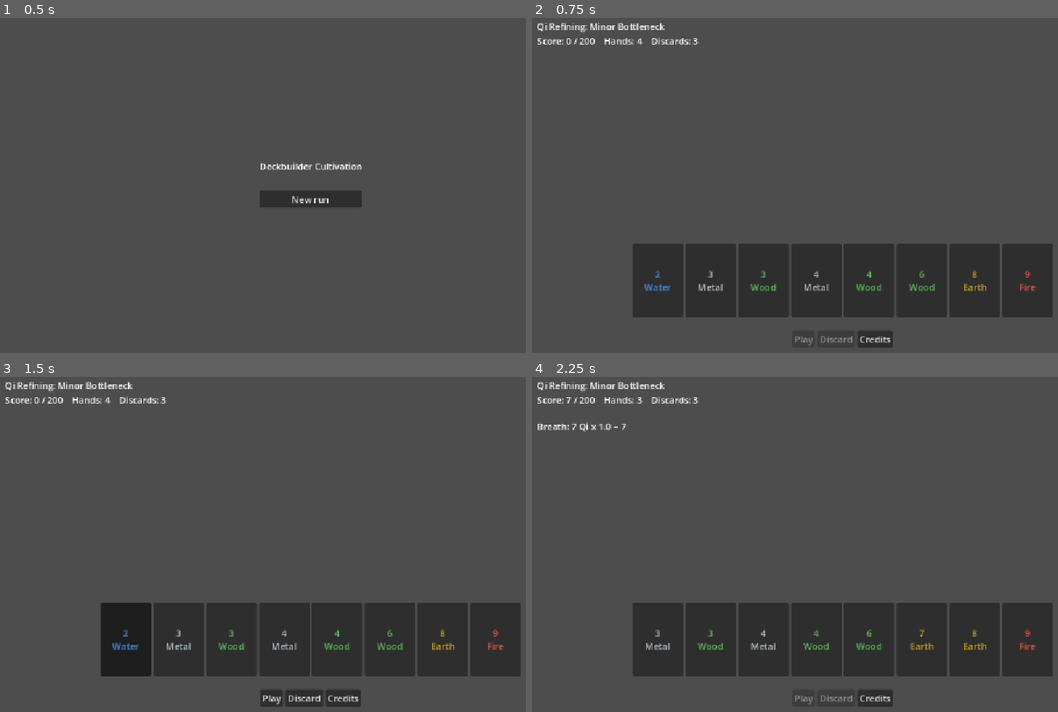
Above: before the commit, frames 1-4 (two rows, left to right).
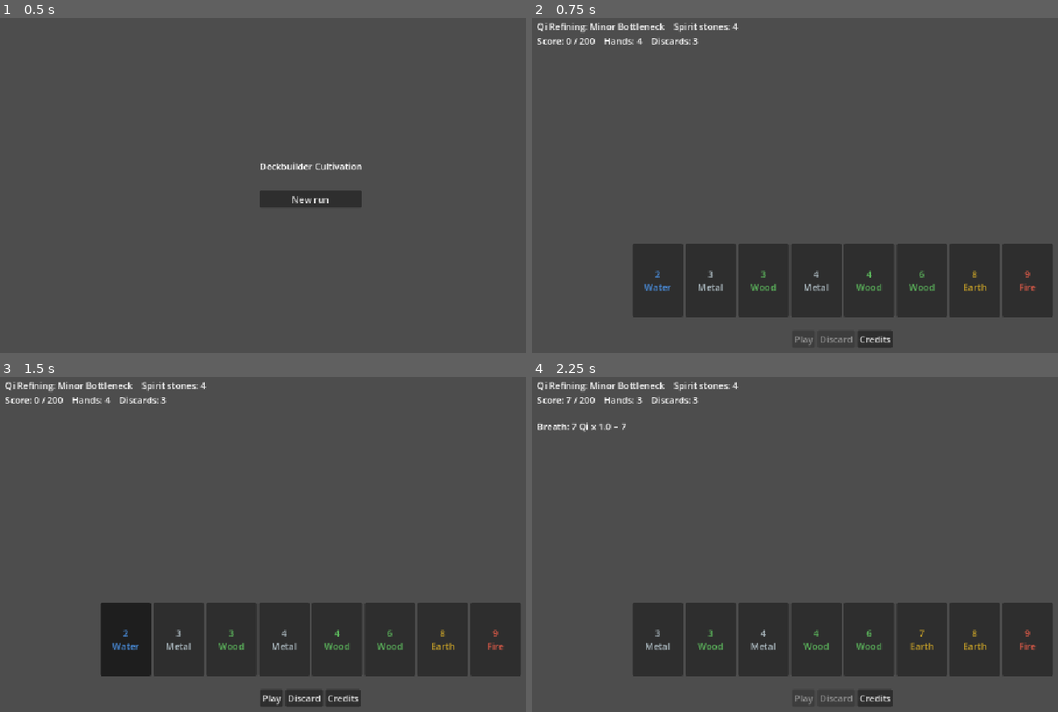
Above: after the commit, the same moments.

Repository: BazeOnigiri/deckbuilder-cultivation
Game: Godot game, scene res://ui/main/main.tscn
Same seed, same stepped clock (60 frames per second), same inputs: the game is played once before the commit and once after it.
Inputs:
- Up to frame 1 (0.5 s): no input
- Up to frame 2 (0.75 s): click "New run" at 0.5 s
- Up to frame 3 (1.5 s): click "2 Water" at 1.25 s
- Up to frame 4 (2.25 s): click "Play" at 2 s

Frame 1 is identical in both runs. In frame 2, 0.1% of the frame differs, in the area x 26-40%, y 1-5%; in frame 3, 0.1%; in frame 4, 0.1%.

Commit message:
feat(economy): ajoute les pierres spirituelles et les recompenses de goulot

Diff:
--- a/content/bottlenecks/goulot_grand.tres
+++ b/content/bottlenecks/goulot_grand.tres
@@ -7,3 +7,4 @@
 id = &"goulot_grand"
 name_key = "BOTTLENECK_GRAND"
 score_multiplier = 1.5
+reward = 4
--- a/content/bottlenecks/goulot_petit.tres
+++ b/content/bottlenecks/goulot_petit.tres
@@ -7,3 +7,4 @@
 id = &"goulot_petit"
 name_key = "BOTTLENECK_PETIT"
 score_multiplier = 1.0
+reward = 3
--- a/content/bottlenecks/tribulation.tres
+++ b/content/bottlenecks/tribulation.tres
@@ -7,3 +7,4 @@
 id = &"tribulation"
 name_key = "BOTTLENECK_TRIBULATION"
 score_multiplier = 2.0
+reward = 5
--- /dev/null
+++ b/content/rules/economie_base.tres
@@ -0,0 +1,11 @@
+[gd_resource type="Resource" script_class="EconomyRules" format=3]
+
+[ext_resource type="Script" path="res://core/economy/economy_rules.gd" id="1"]
+
+[resource]
+script = ExtResource("1")
+id = &"economie_base"
+starting_stones = 4
+stones_per_hand_left = 1
+interest_step = 5
+interest_cap = 5
--- /dev/null
+++ b/core/economy/economy_rules.gd
@@ -0,0 +1,15 @@
+class_name EconomyRules
+extends Resource
+## Regles de l'economie en donnees : pierres de depart, recompense par main restante, interets.
+
+@export var id: StringName = &""
+@export var starting_stones: int = 0
+@export var stones_per_hand_left: int = 0
+## 1 pierre d'interet par tranche de interest_step pierres possedees.
+@export var interest_step: int = 0
+@export var interest_cap: int = 0
+
+
+func is_valid() -> bool:
+	return (not id.is_empty() and starting_stones >= 0 and stones_per_hand_left >= 0
+		and interest_step > 0 and interest_cap >= 0)
--- /dev/null
+++ b/core/economy/round_reward.gd
@@ -0,0 +1,21 @@
+class_name RoundReward
+extends RefCounted
+## Pierres spirituelles gagnees en franchissant un goulot, detaillees pour l'affichage.
+
+var base: int = 0
+var hands: int = 0
+var interest: int = 0
+
+
+func total() -> int:
+	return base + hands + interest
+
+
+## Les interets portent sur les pierres possedees avant la recompense.
+static func compute(rules: EconomyRules, bottleneck_reward: int, hands_left: int, stones: int) -> RoundReward:
+	var reward := RoundReward.new()
+	reward.base = bottleneck_reward
+	reward.hands = hands_left * rules.stones_per_hand_left
+	@warning_ignore("integer_division")
+	reward.interest = mini(stones / rules.interest_step, rules.interest_cap)
+	return reward
--- a/core/realms/bottleneck_definition.gd
+++ b/core/realms/bottleneck_definition.gd
@@ -5,7 +5,9 @@
 @export var id: StringName = &""
 @export var name_key: String = ""
 @export var score_multiplier: float = 0.0
+## Pierres spirituelles de base gagnees en le franchissant.
+@export var reward: int = 0
 
 
 func is_valid() -> bool:
-	return not id.is_empty() and not name_key.is_empty() and score_multiplier > 0.0
+	return not id.is_empty() and not name_key.is_empty() and score_multiplier > 0.0 and reward >= 0
--- a/core/run/run_state.gd
+++ b/core/run/run_state.gd
@@ -3,7 +3,7 @@
 ## Une run : enchaine les goulots des royaumes jusqu'a la victoire ou la defaite. Logique pure.
 
 signal round_started(round_state: RoundState)
-signal round_won
+signal round_won(reward: RoundReward)
 signal finished(won: bool)
 
 ## BETWEEN_ROUNDS : goulot franchi, en attente du suivant (la boutique s'inserera ici).
@@ -12,17 +12,21 @@
 var status: Status = Status.IN_ROUND
 var progress: RunProgress
 var current_round: RoundState
+var stones: int = 0
 
 var _deck: DeckState
 var _rules: RoundRules
 var _evaluator: HandEvaluator
+var _economy: EconomyRules
 
 
-func _init(deck: DeckState, rules: RoundRules, evaluator: HandEvaluator, p_progress: RunProgress) -> void:
+func _init(deck: DeckState, rules: RoundRules, evaluator: HandEvaluator, p_progress: RunProgress, economy: EconomyRules) -> void:
 	_deck = deck
 	_rules = rules
 	_evaluator = evaluator
 	progress = p_progress
+	_economy = economy
+	stones = economy.starting_stones
 
 
 func start() -> void:
@@ -50,9 +54,13 @@
 	if not won:
 		status = Status.LOST
 		finished.emit(false)
-	elif progress.advance():
+		return
+	# Recompense calculee avant advance() : elle depend du goulot qui vient d'etre franchi.
+	var reward := RoundReward.compute(_economy, progress.current_bottleneck().reward, current_round.hands_left, stones)
+	stones += reward.total()
+	if progress.advance():
 		status = Status.BETWEEN_ROUNDS
-		round_won.emit()
+		round_won.emit(reward)
 	else:
 		status = Status.WON
 		finished.emit(true)
--- a/localization/textes.csv
+++ b/localization/textes.csv
@@ -36,3 +36,5 @@
 UI_MENU,Menu principal,Main menu
 UI_RUN_WON,Tu as atteint le sommet de la cultivation !,You reached the peak of cultivation!
 UI_RUN_LOST,Échec de la percée. La run est terminée.,Breakthrough failed. The run is over.
+UI_STONES,Pierres spirituelles : %d,Spirit stones: %d
+UI_REWARD,+%d pierres (goulot %d + mains %d + intérêts %d),+%d stones (bottleneck %d + hands %d + interest %d)
--- a/ui/round/round_screen.gd
+++ b/ui/round/round_screen.gd
@@ -5,6 +5,7 @@
 
 const DECK_PATH := "res://content/decks/paquet_depart.tres"
 const RULES_PATH := "res://content/rules/regles_base.tres"
+const ECONOMY_PATH := "res://content/rules/economie_base.tres"
 
 var _run: RunState
 var _round: RoundState
@@ -27,7 +28,7 @@
 	rng.randomize()
 	var deck := DeckState.new(load(DECK_PATH), rng)
 	var evaluator := HandEvaluator.new(HandCatalog.load_definitions())
-	_run = RunState.new(deck, _rules, evaluator, RunProgress.new(RealmCatalog.load_definitions()))
+	_run = RunState.new(deck, _rules, evaluator, RunProgress.new(RealmCatalog.load_definitions()), load(ECONOMY_PATH))
 	_run.round_started.connect(_on_round_started)
 	_run.round_won.connect(_on_round_won)
 	_run.finished.connect(_on_run_finished)
@@ -43,7 +44,7 @@
 
 
 func _refresh() -> void:
-	_info.text = _stage + "\n" + tr("UI_ROUND_INFO") % [_round.score, _round.target_score, _round.hands_left, _round.discards_left]
+	_info.text = _stage + "    " + tr("UI_STONES") % _run.stones + "\n" + tr("UI_ROUND_INFO") % [_round.score, _round.target_score, _round.hands_left, _round.discards_left]
 	for child: Node in _hand_row.get_children():
 		# remove_child tout de suite : queue_free seul laisse l'enfant compte jusqu'a la frame suivante.
 		_hand_row.remove_child(child)
@@ -103,8 +104,9 @@
 	_last_hand.text = tr("UI_LAST_HAND") % [tr(result.definition.name_key), score.qi, score.comprehension, score.total()]
 
 
-func _on_round_won() -> void:
+func _on_round_won(reward: RoundReward) -> void:
 	_last_hand.text += "\n" + tr("UI_ROUND_WON")
+	_last_hand.text += "\n" + tr("UI_REWARD") % [reward.total(), reward.base, reward.hands, reward.interest]
 	_continue_button.show()
 
 
Not shown, added: core/economy/economy_rules.gd.uid
Not shown, added: core/economy/round_reward.gd.uid
Binary file changed: localization/textes.en.translation
Binary file changed: localization/textes.fr.translation
